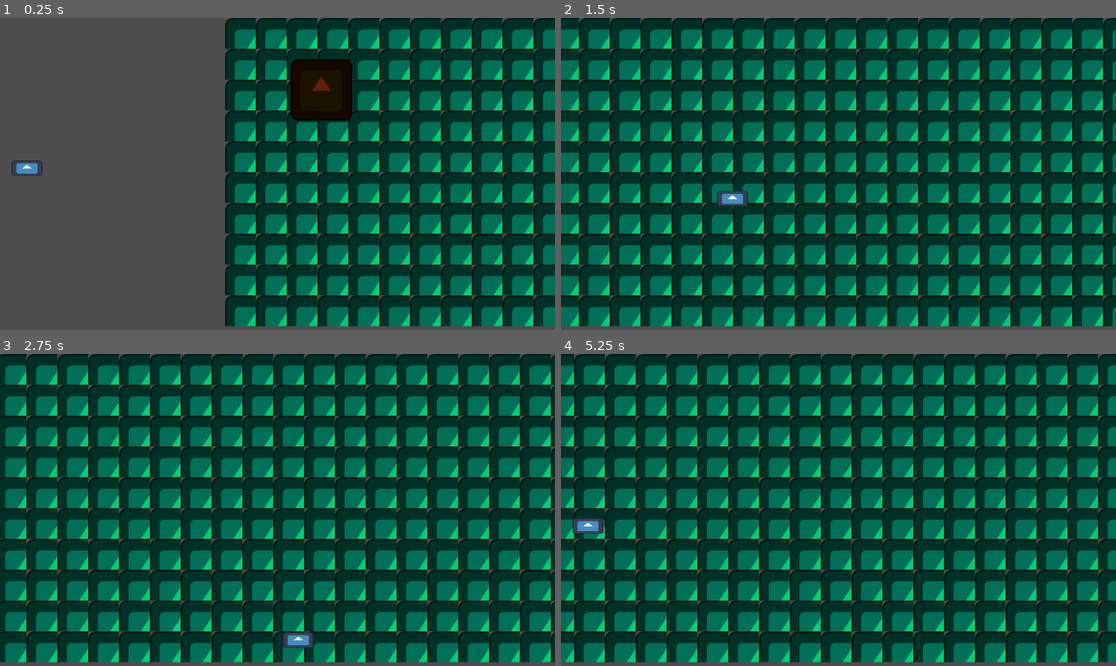
Above: before the commit, frames 1-4 (two rows, left to right).
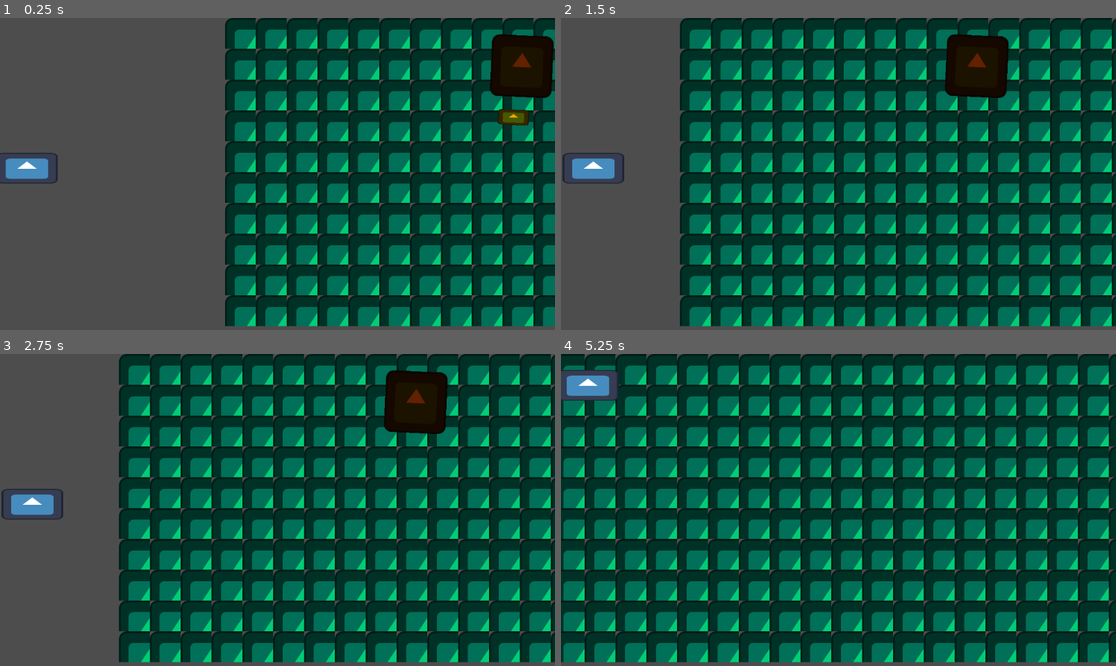
Above: after the commit, the same moments.

Repository: UHSGDC/alfred-the-dipping-bird
Game: Godot game, scene res://scenes/chicago/chicago_minigame.tscn
Same seed, same stepped clock (60 frames per second), same inputs: the game is played once before the commit and once after it. The engine's default icon, where the game draws it, is replaced by a stand-in: a white triangle on a blue panel in a dark square.
Inputs:
- Up to frame 1 (0.25 s): no input
- Up to frame 2 (1.5 s): tap Enter (minigame_tester_reinstance) at 0.5 s; hold D (right) 0.53-1.28 s; tap Space (interact) at 0.6 s; hold S (down) from 1.28 s (still down); tap Backspace (minigame_tester_end) at 1.35 s
- Up to frame 3 (2.75 s): release S (down) at 2.03 s; hold D (right) from 2.03 s (still down); hold Enter (minigame_tester_reinstance) from 2.03 s (still down)
- Up to frame 4 (5.25 s): release D (right) at 2.78 s; release Enter (minigame_tester_reinstance) at 2.78 s; hold W (up) 2.78-3.53 s; tap Space (interact) at 2.85, 5.1 s; hold Backspace (minigame_tester_end) 3.53-4.28 s; hold A (left) 3.53-5.03 s; tap Enter (minigame_tester_reinstance) at 4.35 s; hold S (down) from 5.03 s (still down)

The runs differ from the first frame. In frame 1, 5.0% of the frame differs, in the area x 0-100%, y 5-54%; in frame 2, 58%, in the area x 0-100%, y 0-99%; in frame 3, 23%; in frame 4, 51%.
Error after the commit: Invalid call. Nonexistent function 'reload_scene' in base 'SceneTree'. (res://scripts/chicago/player.gd:85)

Commit message:
Patched the skyscraper, fixed up the player code, and added a base bird node (with no basic bird functionality).

Diff:
--- /dev/null
+++ b/scenes/chicago/bird.tscn
@@ -0,0 +1,23 @@
+[gd_scene load_steps=5 format=3 uid="uid://b2bxisrhl4j1s"]
+
+[ext_resource type="Texture2D" uid="uid://3ttwa7rolvit" path="res://icon.svg" id="1_01cra"]
+[ext_resource type="Script" path="res://scripts/chicago/bird.gd" id="1_ju043"]
+
+[sub_resource type="PhysicsMaterial" id="PhysicsMaterial_sbmu4"]
+bounce = 0.5
+
+[sub_resource type="RectangleShape2D" id="RectangleShape2D_y7cvp"]
+size = Vector2(64, 32)
+
+[node name="Bird" type="RigidBody2D" groups=["skyscraper"]]
+collision_layer = 3
+physics_material_override = SubResource("PhysicsMaterial_sbmu4")
+script = ExtResource("1_ju043")
+
+[node name="Sprite2D" type="Sprite2D" parent="."]
+modulate = Color(0.984314, 0.631373, 0, 1)
+scale = Vector2(0.5, 0.25)
+texture = ExtResource("1_01cra")
+
+[node name="CollisionShape2D" type="CollisionShape2D" parent="."]
+shape = SubResource("RectangleShape2D_y7cvp")
--- a/scenes/chicago/chicago_minigame.tscn
+++ b/scenes/chicago/chicago_minigame.tscn
@@ -1,12 +1,13 @@
-[gd_scene load_steps=8 format=3 uid="uid://d05kqnx5bfvhh"]
+[gd_scene load_steps=9 format=3 uid="uid://d05kqnx5bfvhh"]
 
 [ext_resource type="Script" path="res://scripts/chicago/chicago_minigame.gd" id="1_aeqwi"]
 [ext_resource type="Script" path="res://scripts/chicago/player.gd" id="2_xgthb"]
 [ext_resource type="Texture2D" uid="uid://3ttwa7rolvit" path="res://icon.svg" id="3_kftn3"]
 [ext_resource type="PackedScene" uid="uid://c56o1esrlxcce" path="res://scenes/chicago/skyscraper.tscn" id="4_0tdps"]
+[ext_resource type="PackedScene" uid="uid://b2bxisrhl4j1s" path="res://scenes/chicago/bird.tscn" id="4_4us4u"]
 
 [sub_resource type="RectangleShape2D" id="RectangleShape2D_p78j3"]
-size = Vector2(64, 32)
+size = Vector2(128, 64)
 
 [sub_resource type="TileSetAtlasSource" id="TileSetAtlasSource_bmu1u"]
 texture = ExtResource("3_kftn3")
@@ -23,17 +24,19 @@
 
 [node name="ChicagoMinigame" type="Node2D"]
 script = ExtResource("1_aeqwi")
+debug_mode = true
 
-[node name="Player" type="Area2D" parent="." node_paths=PackedStringArray("top_left_bound", "bot_right_bound", "camera")]
+[node name="Player" type="Area2D" parent="." node_paths=PackedStringArray("main_scene", "top_left_bound", "bot_right_bound", "camera")]
 position = Vector2(-547, 312)
 collision_layer = 0
 script = ExtResource("2_xgthb")
+main_scene = NodePath("..")
 top_left_bound = NodePath("../PlayerCamera/LeftPlayerBound")
 bot_right_bound = NodePath("../PlayerCamera/RightPlayerBound")
 camera = NodePath("../PlayerCamera")
 
 [node name="Sprite2D" type="Sprite2D" parent="Player"]
-scale = Vector2(0.5, 0.25)
+scale = Vector2(1, 0.5)
 texture = ExtResource("3_kftn3")
 
 [node name="CollisionShape2D" type="CollisionShape2D" parent="Player"]
@@ -47,10 +50,13 @@
 
 [node name="Birds" type="Node2D" parent="."]
 
+[node name="Bird1" parent="Birds" instance=ExtResource("4_4us4u")]
+position = Vector2(791, 153)
+
 [node name="Skyscrapers" type="Node2D" parent="."]
 
 [node name="Skyscraper1" parent="Skyscrapers" instance=ExtResource("4_0tdps")]
-position = Vector2(392, 121)
+position = Vector2(808, 125)
 
 [node name="BirdDetechers" type="Node2D" parent="."]
 
@@ -65,4 +71,8 @@
 [node name="RightPlayerBound" type="Marker2D" parent="PlayerCamera"]
 position = Vector2(520, 270)
 
-[connection signal="player_killed" from="Player" to="." method="_on_player_player_killed"]
+[connection signal="body_entered" from="Player" to="Player" method="_on_body_entered_bird"]
+[connection signal="body_entered" from="Player" to="Player" method="_on_body_entered_skyscraper"]
+[connection signal="player_lost" from="Player" to="." method="_on_player_player_lost"]
+[connection signal="player_lost" from="Player" to="Player" method="_on_player_lost"]
+[connection signal="player_won" from="Player" to="." method="_on_player_player_won"]
--- a/scenes/chicago/skyscraper.tscn
+++ b/scenes/chicago/skyscraper.tscn
@@ -1,6 +1,5 @@
-[gd_scene load_steps=5 format=3 uid="uid://c56o1esrlxcce"]
+[gd_scene load_steps=4 format=3 uid="uid://c56o1esrlxcce"]
 
-[ext_resource type="Script" path="res://scripts/chicago/skyscraper.gd" id="1_q2xih"]
 [ext_resource type="Texture2D" uid="uid://3ttwa7rolvit" path="res://icon.svg" id="2_tc2o7"]
 
 [sub_resource type="PhysicsMaterial" id="PhysicsMaterial_sbmu4"]
@@ -11,10 +10,8 @@
 
 [node name="Skyscraper" type="RigidBody2D" groups=["skyscraper"]]
 collision_layer = 3
-mass = 0.5
 physics_material_override = SubResource("PhysicsMaterial_sbmu4")
-angular_damp = 0.1
-script = ExtResource("1_q2xih")
+gravity_scale = 0.0
 
 [node name="Sprite2D" type="Sprite2D" parent="."]
 modulate = Color(0.384314, 0.129412, 0, 1)
--- /dev/null
+++ b/scripts/chicago/bird.gd
@@ -0,0 +1 @@
+extends RigidBody2D
--- a/scripts/chicago/chicago_minigame.gd
+++ b/scripts/chicago/chicago_minigame.gd
@@ -1,4 +1,7 @@
 extends BaseMinigame
 
-func _on_player_player_killed() -> void:
+func _on_player_player_lost() -> void:
 	end_minigame(false, 0)
+
+func _on_player_player_won() -> void:
+	end_minigame(false, 100)
--- a/scripts/chicago/player.gd
+++ b/scripts/chicago/player.gd
@@ -1,38 +1,28 @@
 extends Area2D
 
-signal player_killed
+signal player_lost
+signal player_won
 
 const MAX_SPEED: Vector2 = Vector2(400, 400)
 const ACCELERATION: Vector2 = MAX_SPEED * 10
 const AUTOSCROLL_SPEED: float = 600
 
+@export var main_scene: BaseMinigame
 @export var top_left_bound: Marker2D
 @export var bot_right_bound: Marker2D
 @export var camera: Camera2D
-@export var debug_mode: bool
-@export var max_lives: int = 3
 
 var debug_movement_paused: bool = false
 var velocity: Vector2 = Vector2(AUTOSCROLL_SPEED, 0)
 
-@onready var current_lives: int = max_lives :
-	set(value):
-		if debug_mode:
-			print("current_lives changed from %s to %s" % [current_lives, value])
-		current_lives = value
-		if current_lives <= 0:
-			player_killed.emit()
-
+@onready var debug_mode: bool = main_scene.debug_mode
 
 func _physics_process(delta: float) -> void:
 	if debug_mode and Input.is_action_just_pressed("interact"):
 		debug_movement_paused = !debug_movement_paused
 
 	if !debug_movement_paused:
-		if debug_mode:
-			camera.position += Input.get_vector("left", "right", "up", "down") * delta * AUTOSCROLL_SPEED
-		else:
-			move(delta)
+		move(delta)
 
 func move(delta: float) -> void:
 	var input := Input.get_vector("left", "right", "up", "down")
@@ -73,11 +63,23 @@
 	position.y = clampf(position.y, top_left_bound.global_position.y, bot_right_bound.global_position.y)
 
 
-# Skyscraper
-func _on_body_entered(body: Node2D) -> void:
+# Collision of skyscraper
+func _on_body_entered_skyscraper(body: Node2D) -> void:
 	if !body.is_in_group("skyscraper"):
 		return
 	if debug_mode:
 		print(name + " hit skyscraper")
-	current_lives -= 1
-	body.queue_free()
+	player_lost.emit()
+
+# Collision of bird
+func _on_body_entered_bird(body: Node2D) -> void:
+	if !body.is_in_group("bird"):
+		return
+	if debug_mode:
+		print(name + " hit bird")
+	player_lost.emit()
+
+# Going to be used to create a death animation and such for the bird
+func _on_player_lost():
+	print("Player lost")
+	get_tree().reload_scene()
--- a/scripts/chicago/skyscraper.gd
+++ /dev/null
@@ -1,16 +0,0 @@
-extends RigidBody2D
-
-@onready var sprite: Sprite2D = $Sprite2D
-@onready var collision_shape: CollisionShape2D = $CollisionShape2D
-@onready var inital_sprite_scale: Vector2 = sprite.scale
-@onready var inital_shape_size: Vector2 = collision_shape.shape.size
-
-func _ready() -> void:
-	# Makes sure that each obstacle has its own unique collision shape
-	collision_shape.shape = RectangleShape2D.new()
-	collision_shape.shape.size = inital_shape_size
-
-## Scales the obstacle's sprite and collision shape by the value given. A value of 1 will set the scale to the initial. This may need a more permanent solution to deal with other shapes besides rectangles
-func set_obstacle_scale(value: float) -> void:
-	sprite.scale = inital_sprite_scale * value
-	collision_shape.shape.size = inital_shape_size * value
